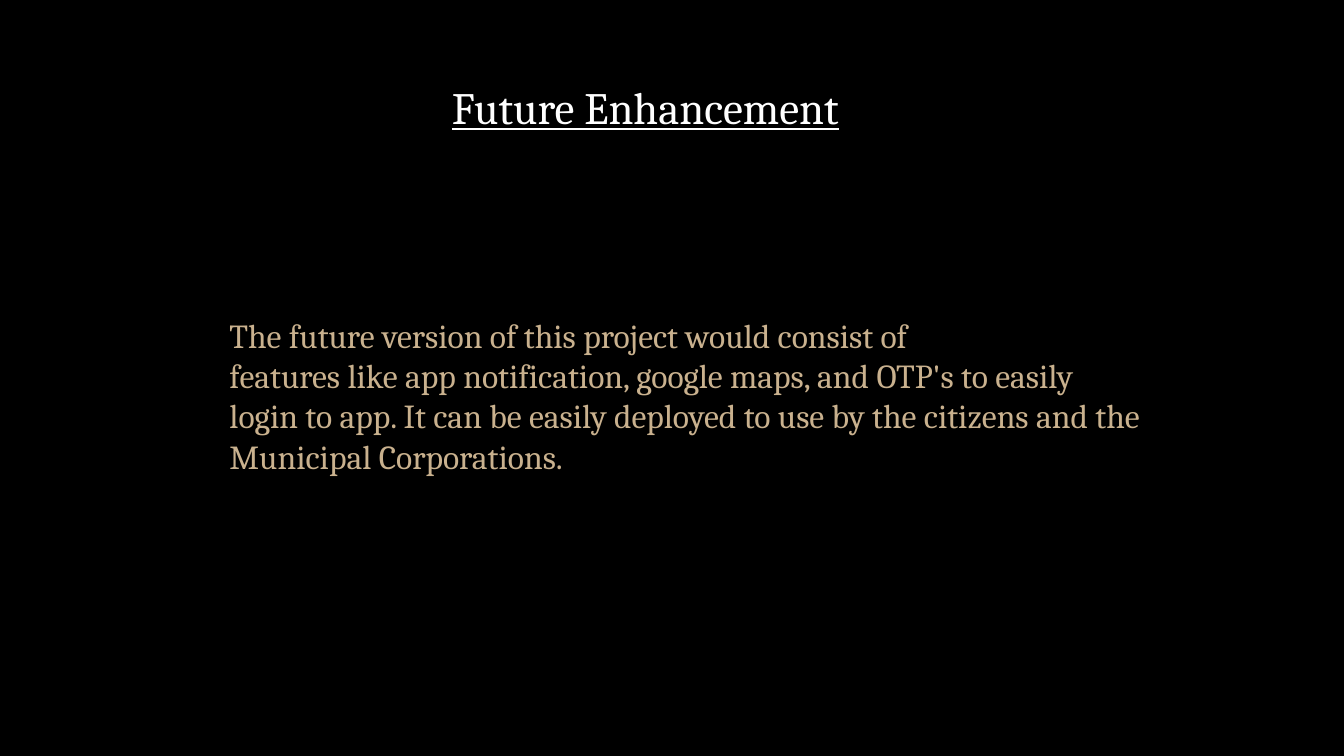
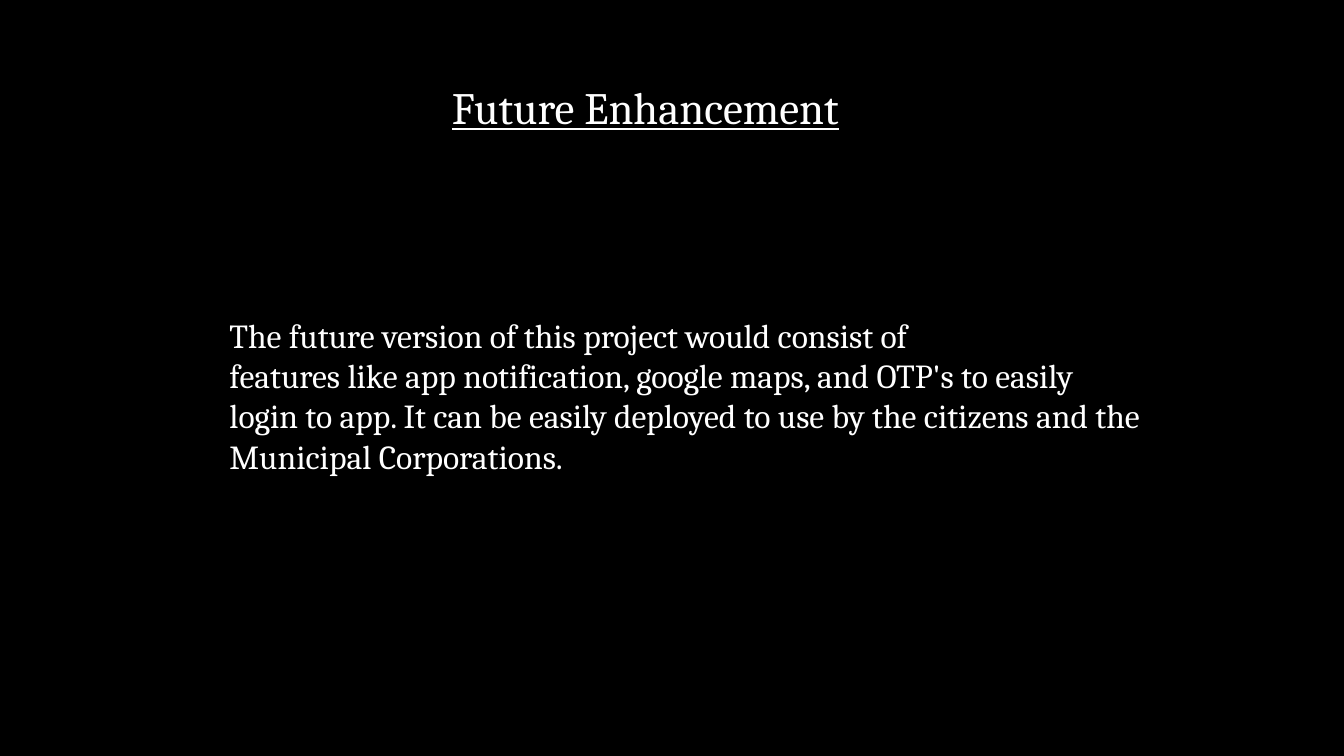
Before and after one commit to rajesh1480/Mini---Project, a slide deck: slide 21 of Plainte.pptx. Drawn at 1344x756 pixels with LibreOffice and Linux fonts; fonts in the diff are those of the drawing; background and template pictures are left out. Boxes give left, top, right and bottom in pixels: in the first picture for what was removed or moved away, otherwise in the second. Text is boxed around its words. In the diff, an @@ line names an element or a change of style, - is before the commit and + after.

```diff
--- a/Plainte.pptx
+++ b/Plainte.pptx
@@ title "The future version of this ..." at [229, 324, 1139, 476]: text colour #C9B18E to #FFFFFF @@
```
Also in this commit, not shown: 3 other slides changed.
